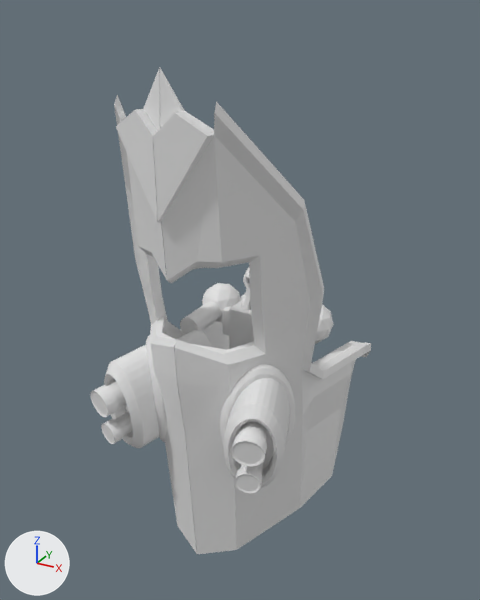
Renders of the COLLADA model Objects3D/marauder.dae from each side of a commit.
One viewpoint serves both versions: a camera (50 mm lens) standing at (44.1, -79.1, 88.8) and looking at (-2.6, 5.6, 46.4). Lighting does not change. The marker at lower left points along +X, +Y and +Z. Where no turn or scale is listed for an object, it has been applied to the vertices.

In view in the first picture: 'base', 'canon', 'canon1d', 'canon1i', 'canon2d', 'canon2i', 'hombre'.
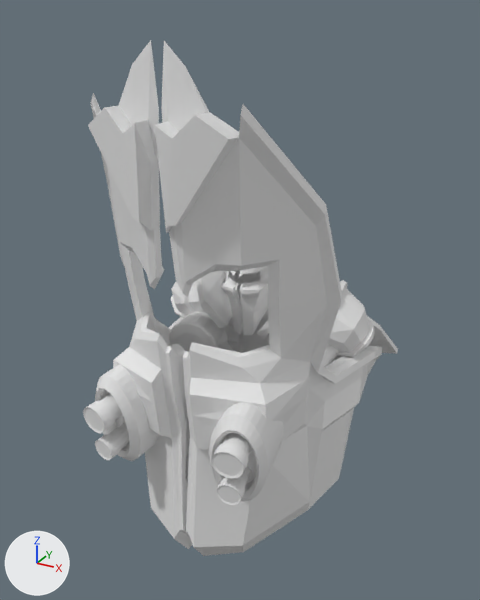
Commit message: marauder model upgrade

Boxes [x1, y1, x2, y2] around the edits, measured in the pictures (480 x 600 px; the box of a moved part takes in the faces that stretch with it):
'base', reshaped, moved (14% wider, 6% taller)
    before: [114, 68, 371, 554]
    after: [88, 40, 382, 556]
'canon', reshaped, moved
    before: [104, 329, 290, 488]
    after: [95, 344, 284, 502]
'hombros', added
    after: [171, 271, 375, 357]
'hombre', reshaped, moved
    before: [180, 267, 334, 349]
    after: [223, 279, 269, 353]
'cara', added
    after: [222, 266, 268, 335]
'canon1i', moved
    before: [231, 421, 268, 466]
    after: [211, 433, 252, 479]
'brazos', added
    after: [170, 311, 338, 367]
'canon1d', moved
    before: [91, 381, 126, 417]
    after: [83, 394, 123, 433]
'canon2i', moved
    before: [235, 461, 264, 493]
    after: [216, 466, 251, 505]
'canon2d', moved
    before: [101, 411, 133, 444]
    after: [95, 423, 130, 460]
'capa', added
    after: [367, 316, 398, 354]
part 1 of me_plane_001, rebuilt
    before: [114, 68, 371, 554]
    after: [88, 40, 235, 549]
part 2 of me_plane_001, added
    after: [155, 41, 382, 556]
part 3 of me_plane_001, added
    after: [225, 326, 372, 375]
part 4 of me_plane_001, added
    after: [227, 340, 242, 353]
part 5 of me_plane_001, deleted
    before: [146, 335, 167, 442]
part 6 of me_plane_001, deleted
    before: [220, 364, 295, 450]
part 7 of me_cylinder_003, moved or reshaped
    before: [223, 378, 290, 488]
    after: [209, 402, 284, 502]
part 8 of me_cylinder_003, moved or reshaped
    before: [104, 329, 212, 448]
    after: [95, 344, 188, 461]
part 9 of me_cylinder_002, deleted
    before: [180, 267, 334, 344]
part 10 of me_cylinder_002, built on
    before: [202, 283, 254, 349]
    after: [223, 279, 269, 353]

The change in detail:
me_plane_001 is used by ob_base; location (0.2, -1.4, 42.6).
me_plane_001 had 1463 vertices, 2832 faces and spanned x -15.5..15.5, y -17.7..23.4, z -32.8..40.5.
me_plane_001 now has 490 vertices, 986 faces and spans x -17.8..17.8, y -15.9..29.5, z -32.6..42.4.
me_plane_001 part 1: the loose piece of 266 vertices spanning x -15.5..15.5, y -17.7..23.4, z -31.4..40.5 is rebuilt with 227 vertices and now spans x -17.8..-0.1, y -15.9..26.3, z -32.6..42.4.
me_plane_001 part 2: a new loose piece of 227 vertices spanning x 0.1..17.8, y -15.9..26.3, z -32.6..42.4.
me_plane_001 part 3: a new loose piece of 18 vertices spanning x -15.8..15.8, y 20.7..29.5, z -13.3..-8.8.
me_plane_001 part 4: a new loose piece of 18 vertices spanning x -13.2..13.2, y 23.9..28.7, z -25.0..-13.0.
me_plane_001 part 5: the loose piece of 576 vertices spanning x -12.3..-4.3, y -12.5..-3.4, z -15.2..2.9 is deleted.
me_plane_001 part 6: the loose piece of 576 vertices spanning x 4.3..12.3, y -12.5..-3.4, z -15.2..2.9 is deleted.
me_cylinder_003 is used by ob_canon; location (0.2, -13.3, 36.3).
me_cylinder_003 had 642 vertices, 1140 faces and spanned x -14.3..14.3, y -3.9..13.7, z -7.8..7.8.
me_cylinder_003 now has 674 vertices, 1204 faces and spans x -13.7..13.7, y -3.7..13.7, z -7.8..7.8.
me_cylinder_003 part 7: 1 vertex moved within x 10.7, y -2.9, z 4.6; 287 vertices removed from x 2.5..14.3, y -3.9..13.7, z -7.8..7.8; 319 vertices added at x 4.4..13.7, y -3.7..13.7, z -7.8..7.8.
me_cylinder_003 part 8: 1 vertex moved within x -10.7, y -2.9, z 4.6; 287 vertices removed from x -14.3..-2.5, y -3.9..13.7, z -7.8..7.8; 287 vertices added at x -13.7..-4.4, y -3.7..12.3, z -7.8..7.8.
me_cylinder_002 is used by ob_hombre; location (0.6, 8.0, 50.9).
me_cylinder_002 had 1312 vertices, 2534 faces and spanned x -11.4..11.2, y -9.7..4.6, z -22.9..5.8.
me_cylinder_002 now has 384 vertices, 756 faces and spans x -14.6..11.9, y -7.2..7.4, z -12.5..7.3.
me_cylinder_002 part 9: 7 loose pieces with 1254 vertices, spanning x -9.8..11.2, y -9.7..4.4, z -22.9..5.8, are deleted.
me_cylinder_002 part 10: 58 vertices removed from x -11.4..6.0, y -4.4..4.6, z -13.5..-3.7; 384 vertices added at x -14.6..11.9, y -7.2..7.4, z -12.5..7.3.
Mesh me_plane is new.
It has 70 vertices, 136 faces and spans x -15.8..15.3, y -8.6..12.9, z -20.4..6.7.
Mesh me_cylinder is new.
It has 564 vertices, 1096 faces and spans x -18.3..18.3, y -10.9..6.0, z -6.3..9.1.
Mesh me_plane_003 is new.
It has 814 vertices, 1506 faces and spans x -4.2..4.3, y -5.0..5.7, z -9.6..7.5.
Mesh me_cylinder_001 is new.
It has 384 vertices, 760 faces and spans x -23.3..4.0, y -5.4..6.3, z -4.7..5.6.
Object 'base' (ob_base) moves from (0.2, -1.4, 42.6) to (0.0, -4.4, 43.4).
Object 'canon' (ob_canon) moves from (0.2, -13.3, 36.3) to (0.0, -15.5, 35.5).
Object 'canon1d' (ob_canon1d) moves from (-10.5, -15.6, 38.4) to (-9.9, -18.1, 37.6).
Object 'canon1i' (ob_canon1i) moves from (11.0, -15.6, 38.4) to (9.9, -17.9, 37.7).
Object 'canon2d' (ob_canon2d) moves from (-10.3, -15.5, 33.0) to (-9.6, -18.0, 32.2).
Object 'canon2i' (ob_canon2i) moves from (10.8, -15.5, 33.0) to (9.7, -17.8, 32.3).
Object 'hombre' (ob_hombre) moves from (0.6, 8.0, 50.9) to (2.7, 11.7, 41.8).
Object 'capa' (ob_capa) is new; it shows me_plane.
Its location is (0.4, 23.8, 40.3).
Object 'hombros' (ob_hombros) is new; it shows me_cylinder.
Its location is (-0.6, 12.1, 45.3).
Object 'cara' (ob_cara) is new; it shows me_plane_003.
Its location is (-0.2, 5.0, 52.1).
Object 'brazos' (ob_brazos) is new; it shows me_cylinder_001.
Its location is (9.7, 5.6, 39.6).
